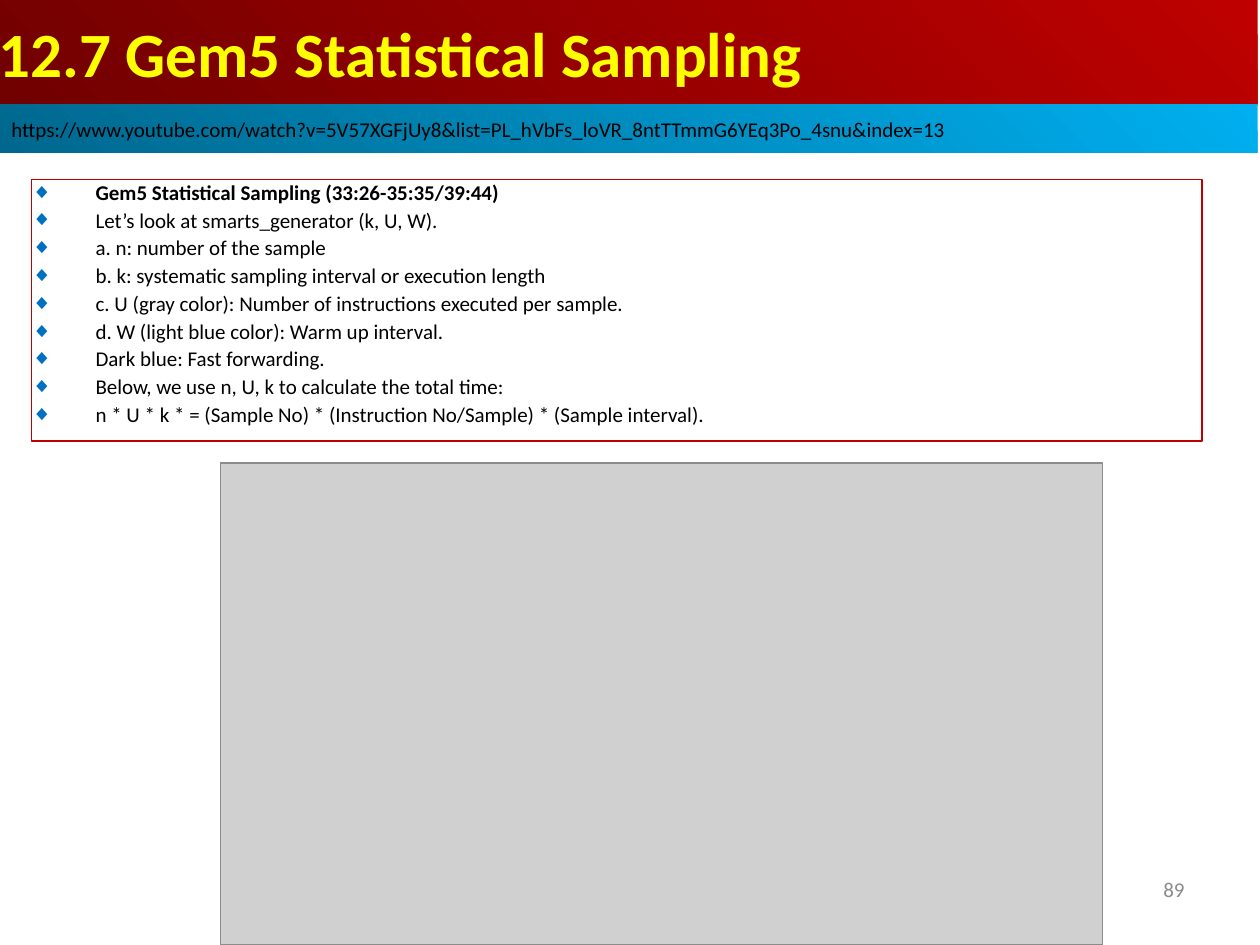
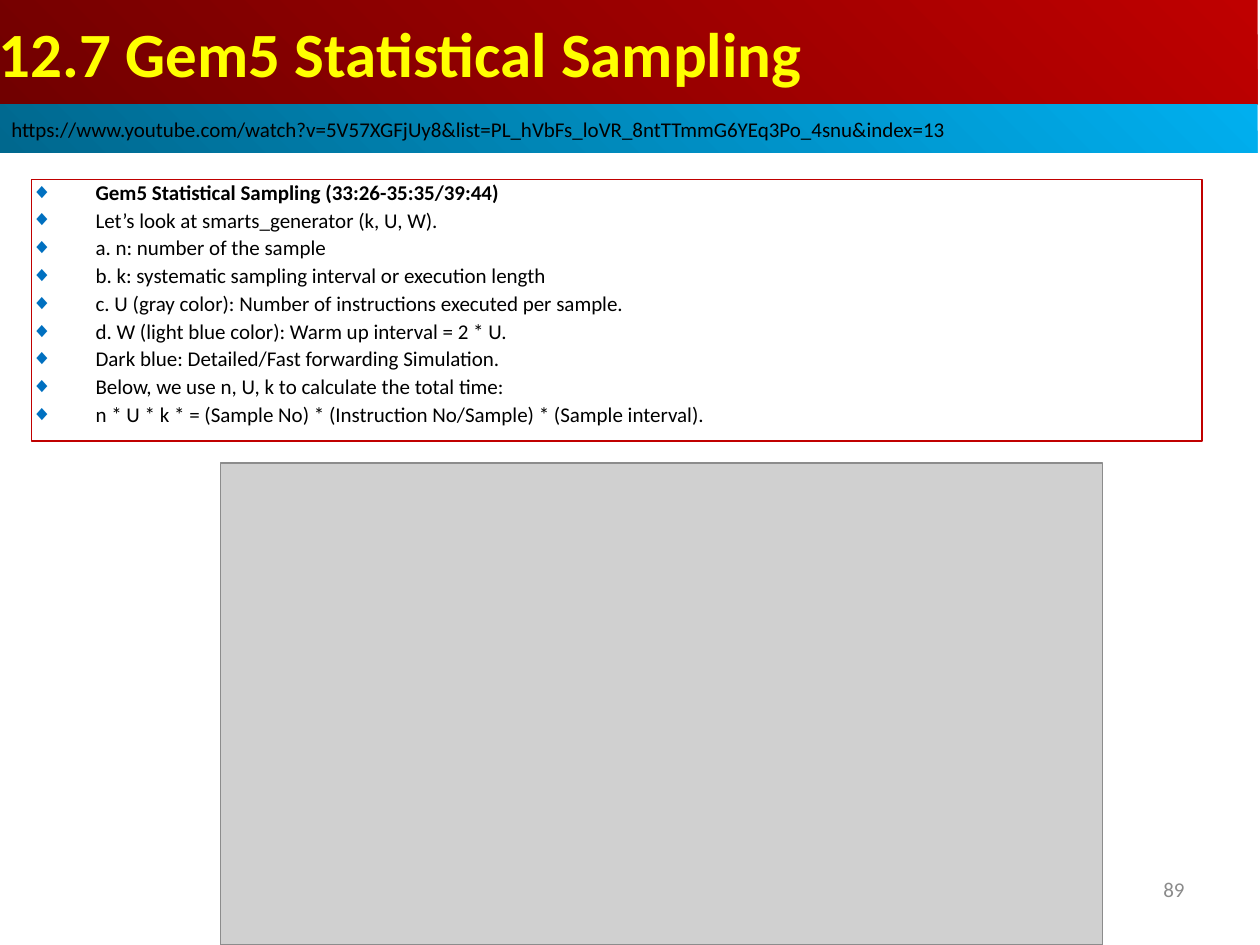
Before and after one commit to peterhchen/AIU_CS850_Gem5_McPAT, a slide deck: slide 89 of 050_Gem5/013.SampleSim/000_Video/013.SampleSim.ppt. Drawn at 1260x945 pixels with LibreOffice and Linux fonts; fonts in the diff are those of the drawing; grey boxes stand for pictures. Boxes give left, top, right and bottom in pixels: in the first picture for what was removed or moved away, otherwise in the second. Text is boxed around its words. In the diff, an @@ line names an element or a change of style, - is before the commit and + after.

```diff
--- a/050_Gem5/013.SampleSim/000_Video/013.SampleSim.ppt
+++ b/050_Gem5/013.SampleSim/000_Video/013.SampleSim.ppt
@@ text in rectangle at (96,324,506,370): text changed @@
-◆ d. W (light blue color): Warm up interval.
-◆ Dark blue: Fast forwarding.
+◆ d. W (light blue color): Warm up interval = 2 * U.
+◆ Dark blue: Detailed/Fast forwarding Simulation.
```
Also in this commit, not shown: 2 other slides changed, 1 slide added.
